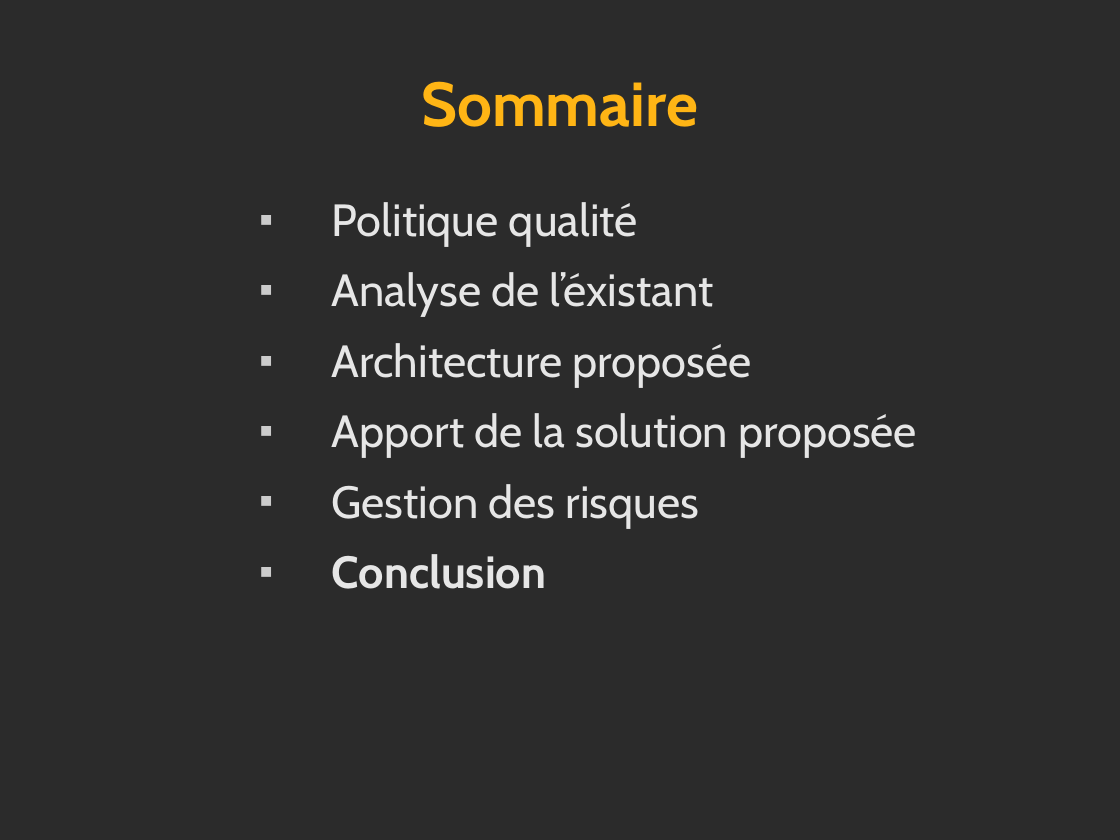
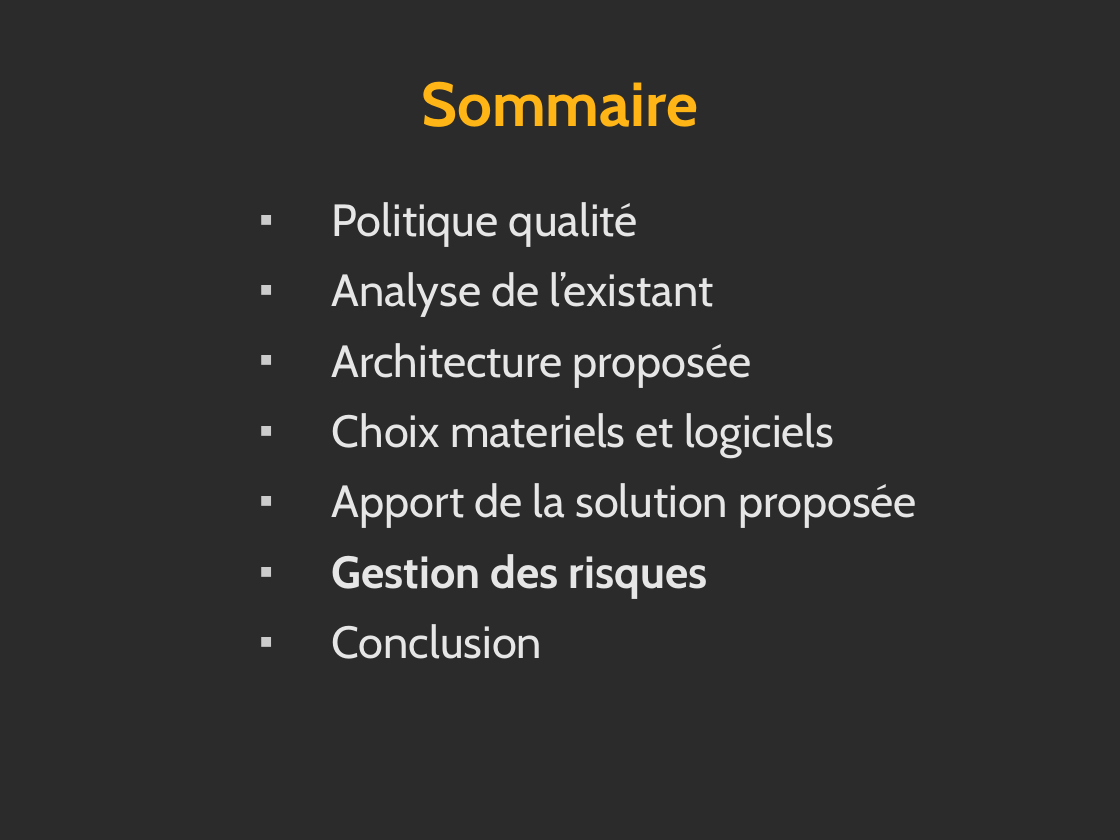
Before and after one commit to leandromattioli/projetIngenierie, a slide deck: slide 16 of Perso_CdP/RevueFinale/RevueFinale.odp (slide 15 before the commit). Drawn at 1120x840 pixels with LibreOffice and Linux fonts; fonts in the diff are those of the drawing; background and template pictures are left out; a plain dark background stands for a picture behind light text. Boxes give left, top, right and bottom in pixels: in the first picture for what was removed or moved away, otherwise in the second. Text is boxed around its words. In the diff, an @@ line names an element or a change of style, - is before the commit and + after.

```diff
--- a/Perso_CdP/RevueFinale/RevueFinale.odp
+++ b/Perso_CdP/RevueFinale/RevueFinale.odp
@@ text at (332,272,713,317): text changed @@
-■ Analyse de l’éxistant
+■ Analyse de l’existant
@@ text at (332,413,834,458): paragraph added @@
+■ Choix materiels et logiciels
@@ text at (332,554,707,659): bold on in "Gestion des risques"; bold off in "Conclusion" @@
```
Also in this commit, not shown: 9 other slides changed, 4 slides added, 1 slide removed, 20 other files.
